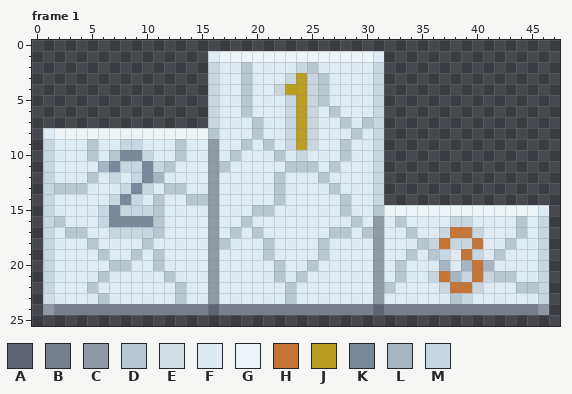
A pixel-art file gets an edit: assets/images/scratch/award_podium.aseprite. This is how it looked before the edit.
48x26 pixels, 1 frame. Colours within 5 levels of each other are drawn and written as one. Shown: frame 1. The commit also changed other frames, which this record leaves out.
Visible layers, top first: "numbers", "number_borders", "shading", "Layer 1".
Palette (. is transparent): A #5d6370  B #777f8c  C #9099a3  D #b8c7cf  E #d1dee6  F #dfebf2  G #edf4f7  H #c77536  J #ba9e22  K #798999  L #a5b5c2  M #c8d6e0
Pixels before, frame 1, first column x 1:
 1 ...............FGGGGGGGGGGGGGGF...............
 2 ...............MFFDFFFFMDFFFFFM...............
 3 ...............MFFDFFFMJMDFFFFM...............
 4 ...............MFFDFFMJJMDFFFFM...............
 5 ...............MFFDFFFMJMDFFFFM...............
 6 ...............MFFDFFFMJMFDFFFM...............
 7 ...............MFFFDFFMJMFFDFDM...............
 8 FGGGGGGGGGGGGGGDFFFDFFMJMFFFDFM...............
 9 MFFFDFFMMFFFDFFCFFDFDFMJMFFDFFM...............
10 MFFFDFDKKMFFDFFCFDFFFDFMFFFDFFM...............
11 MFFFFLKMMKMDFFFCDFFFFFDDDFDFFFM...............
12 MFFFDFMFMKLFFFFCFFFFFDFFFDFFFFM...............
13 MDDDFFFMKMFDDFFCFFFFFDFFFFDFFFM...............
14 MFFFFFMKMFDFFDDCFFFFFDFFFFFDFFM...............
15 MFFFFMKMMMDFFFFCFFFDDFFFFFFDFFDGGGGGGGGGGGGGGF
16 MDFFFMKKKKDFFFFCFFDFFFFFFFFFDFCFDFFFFMMFFFFDFM
17 MFDDFFMMMMDFFFFCFDFDFFFFFFDDFDCFFDFFMHHMFFFDFM
18 MFFFDFFFFDFFFFFCDFFFDFFFFDFFFFCFFFDMHMMHFFDFFM
19 MFFFFDFFDFDFFFFCFFFFDFFFFDFFFFCFFDFDMFHMFDFFFM
20 MFFFFFDDFFDFFFFCFFFFFDFFDFFFFFCFDFFFLFLHLFFFFM
21 MFFFFDFFFFFDFFFCFFFFFDFDFFFFFFCFDFFMHLMHMDDFFM
22 MFFFDFFFFFFFDFFCFFFFFFDFFFFFFFCDFFFFMHHMFFFDDM
23 EFFFFDFFFFFFDFFCFFFFFFDFFFFFFFCFFFFFFDMFFFFFFM
24 CBBBBBBBBBBBBBBABBBBBBBBBBBBBBABBBBBBBBBBBBBBC
After the commit:
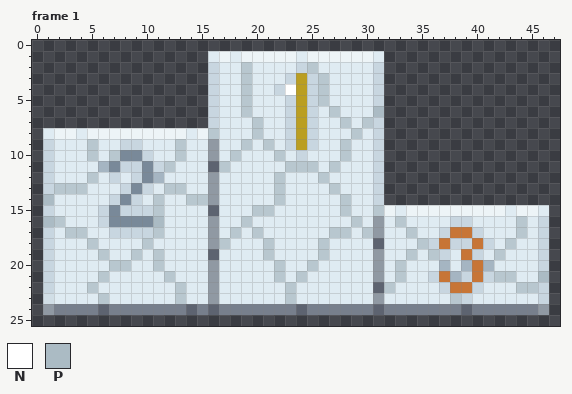
Colours new in this view: N #ffffff  P #abbbc4
Change:
layer "shine" added
Frame 1, layers "shine", "shading":
y 1: x 18 G -> F; x 24 G -> F
y 4: x 23 J -> N
y 6: x 31 M -> P
y 8: x 4 G -> F; x 14 G -> F
y 11: x 16 C -> A
y 14: x 1 M -> P
y 15: x 16 C -> A; x 33 G -> F; x 43 G -> F
y 16: x 1 M -> P; x 11 D -> P
y 18: x 31 C -> A; x 41 F -> M
y 19: x 16 C -> A
y 21: x 46 M -> P
y 22: x 31 C -> A
y 24: x 6 B -> A; x 14 B -> A; x 24 B -> A; x 39 B -> A
